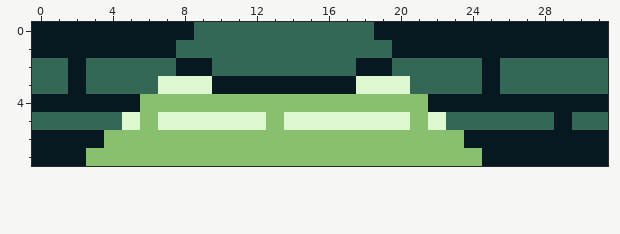
Pixel-art file -- tiles/Aesprite/detective_apartment_lamp_V2.aseprite. The picture above was drawn from the file before the commit.
32x8 pixels, 1 frame.
The same view after the edit:
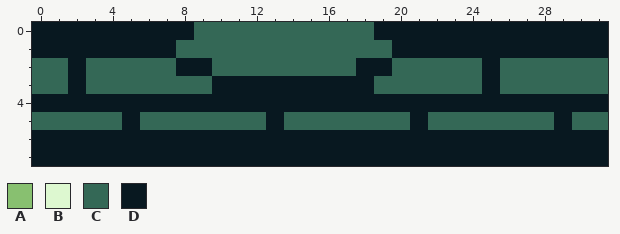
Palette (. is transparent): A #88c070  B #ddf8d0  C #346856  D #081820
What changed:
layer "bottom" now shown
Layer "top":
y 3: x 7..9 BBB -> CCC; x 18..20 BBB -> DCC
y 4: x 6..21 AAAAAAAAAAAAAAAA -> DDDDDDDDDDDDDDDD
y 5: x 5..22 BABBBBBBABBBBBBBAB -> DCCCCCCCDCCCCCCCDC
y 6: x 4..23 AAAAAAAAAAAAAAAAAAAA -> DDDDDDDDDDDDDDDDDDDD
y 7: x 3..24 AAAAAAAAAAAAAAAAAAAAAA -> DDDDDDDDDDDDDDDDDDDDDD
Pixel boxes of the changes (left, top, right, bottom) in both pictures:
changed: (86, 76, 482, 166)
